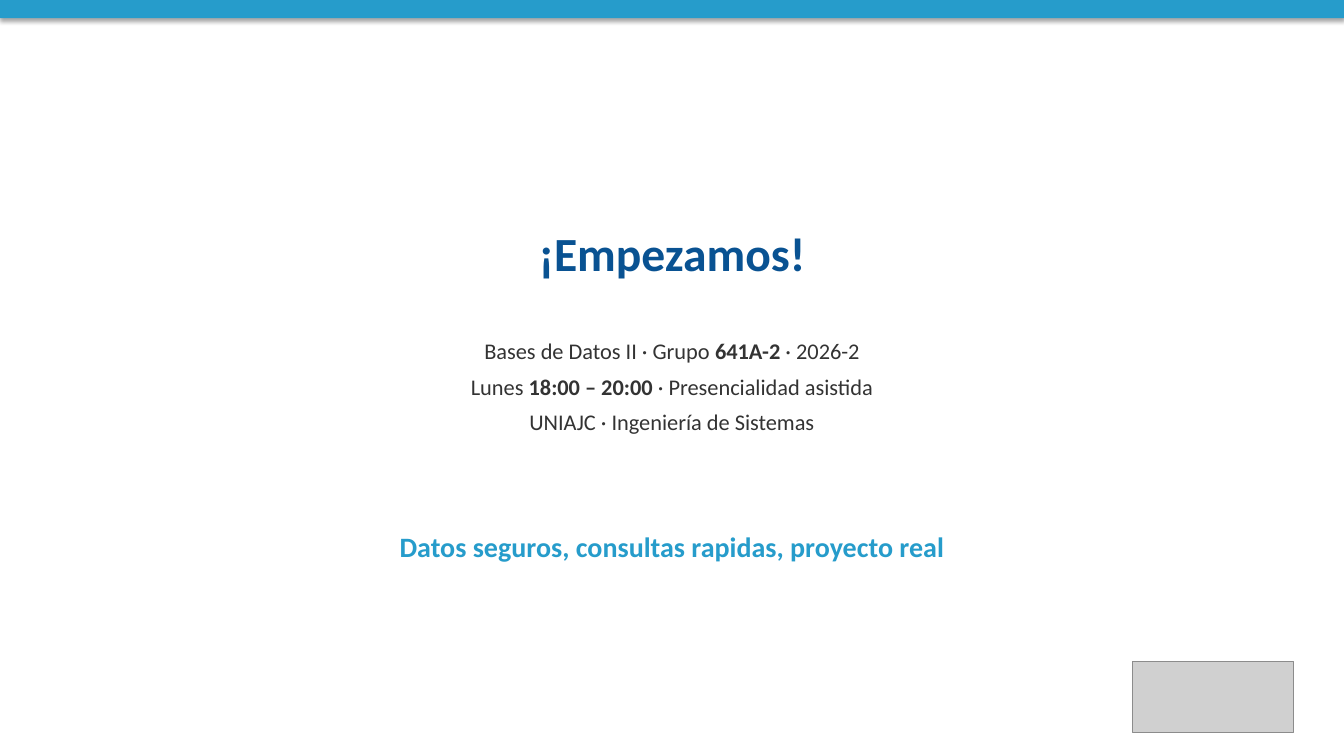
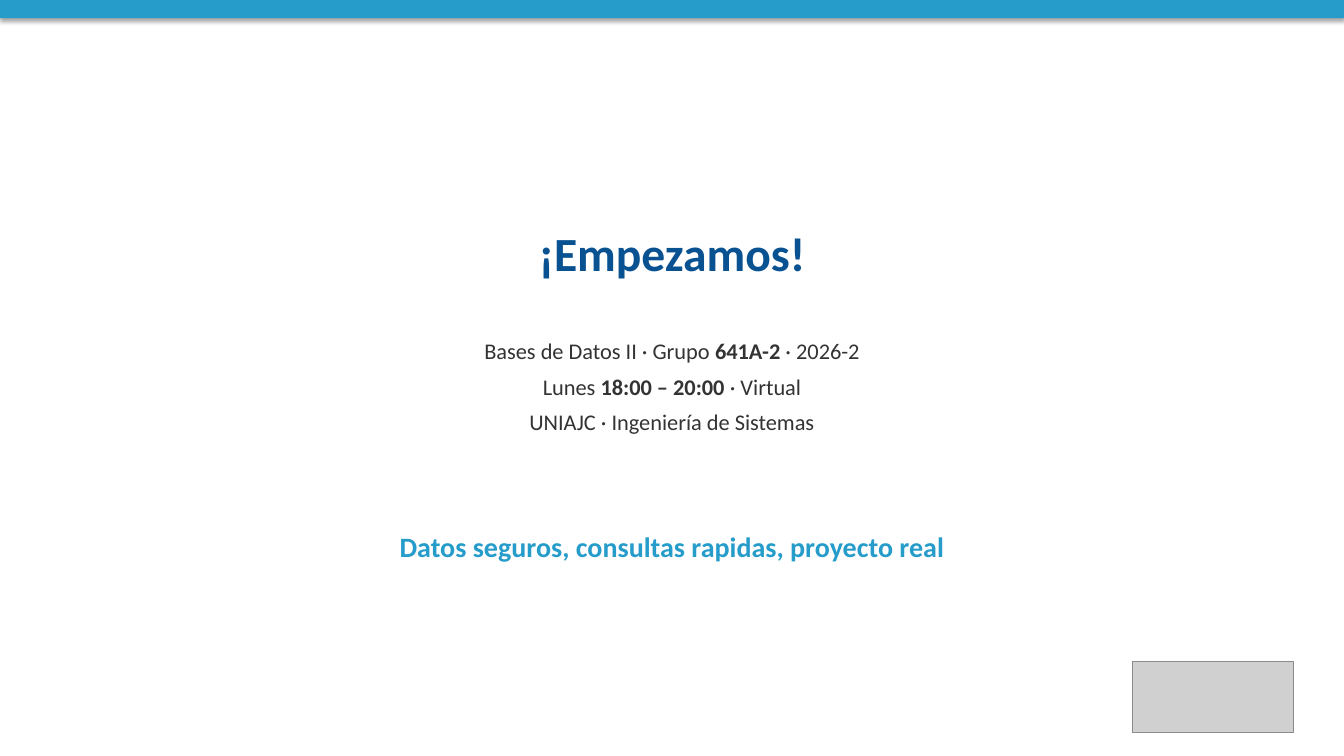
Before and after one commit to AndresDFX/UNIAJ, a slide deck: slide 14 of Bases de Datos II/Clases/Presentacion del Curso - Bases de Datos II.pptx. Drawn at 1344x756 pixels with LibreOffice and Linux fonts; fonts in the diff are those of the drawing; grey boxes stand for pictures. Boxes give left, top, right and bottom in pixels: in the first picture for what was removed or moved away, otherwise in the second. Text is boxed around its words. In the diff, an @@ line names an element or a change of style, - is before the commit and + after.

```diff
--- a/Bases de Datos II/Clases/Presentacion del Curso - Bases de Datos II.pptx
+++ b/Bases de Datos II/Clases/Presentacion del Curso - Bases de Datos II.pptx
@@ text at (x1=543, y1=379, x2=801, y2=395): text changed @@
-Lunes 18:00 – 20:00 · Presencialidad asistida
+Lunes 18:00 – 20:00 · Virtual
```
Also in this commit, not shown: 2 other slides changed, 59 other files.
